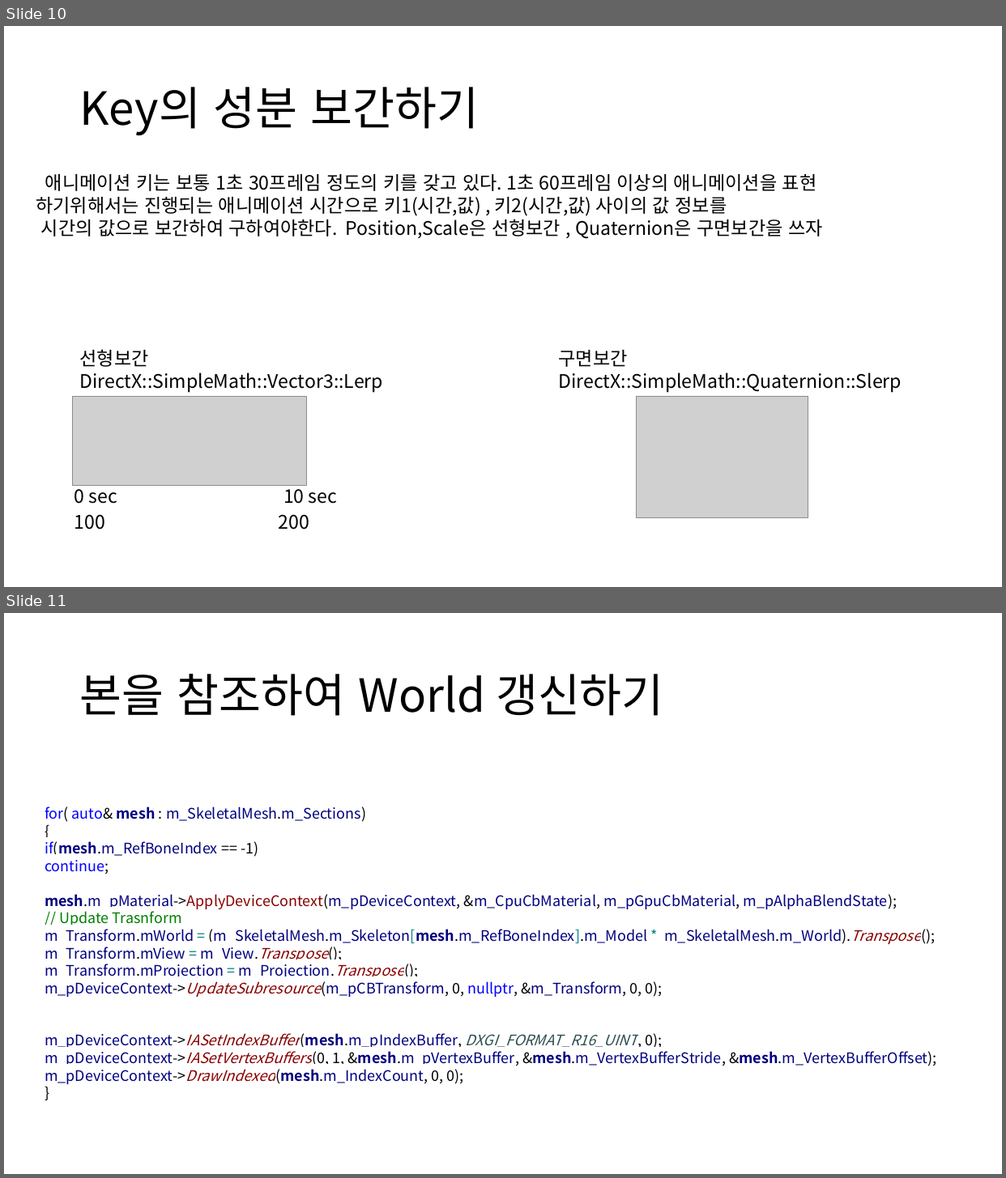
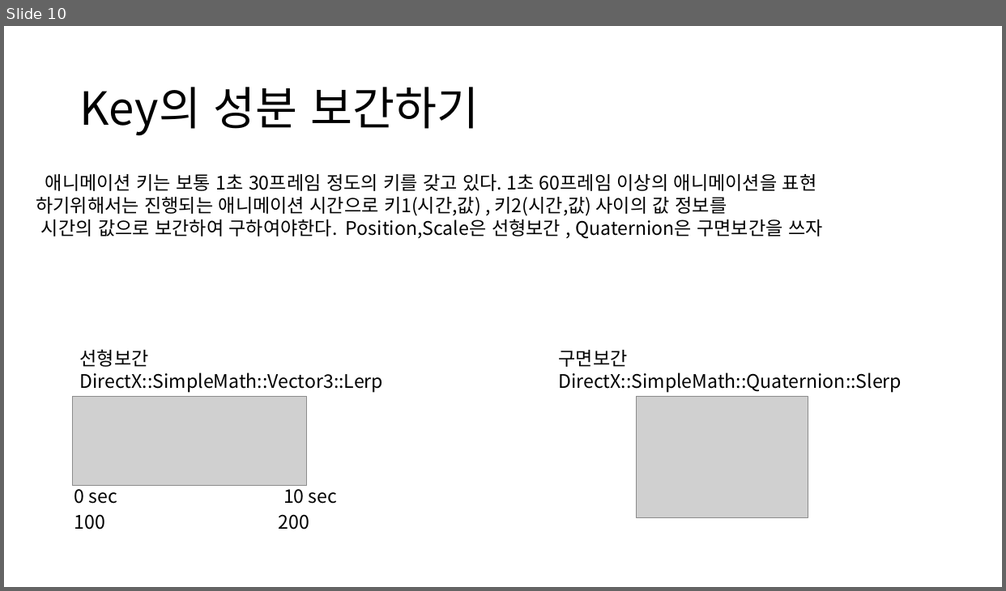
Before and after one commit to ldw9981/D3D11_Tutorial, a slide deck: Documents/10-TransformAnimation.pptx. Shown one above the other, each under a label of ours: slides 10 and 11 before the commit, slide 10 after it. The pictures are 1006x1178 and 1006x591 pixels, drawn with LibreOffice and Linux fonts; fonts in the diff are those of the drawing; grey boxes stand for pictures. Boxes give left, top, right and bottom in pixels: in the first picture for what was removed or moved away, otherwise in the second. Text is boxed around its words. In the diff, an @@ line names an element or a change of style, - is before the commit and + after.

```diff
--- a/Documents/10-TransformAnimation.pptx
+++ b/Documents/10-TransformAnimation.pptx
@@ slide 11 removed at <box>4,613,1002,1174</box>, background #FFFFFF @@
@@ title removed at <box>80,674,664,716</box> @@
-본을 참조하여 World 갱신하기
@@ text removed at <box>44,807,937,1084</box> @@
-for( auto& mesh : m_SkeletalMesh.m_Sections)
-{
-if(mesh.m_RefBoneIndex == -1)
-continue;
-mesh.m_pMaterial->ApplyDeviceContext(m_pDeviceContext, &m_CpuCbMaterial, m_pGpuCbMaterial, m_pAlphaBlendState);
-// Update Trasnform
-m_Transform.mWorld = (m_SkeletalMesh.m_Skeleton[mesh.m_RefBoneIndex].m_Model * m_SkeletalMesh.m_World).Transpose();
-m_Transform.mView = m_View.Transpose();
-m_Transform.mProjection = m_Projection.Transpose();
-m_pDeviceContext->UpdateSubresource(m_pCBTransform, 0, nullptr, &m_Transform, 0, 0);
-m_pDeviceContext->IASetIndexBuffer(mesh.m_pIndexBuffer, DXGI_FORMAT_R16_UINT, 0);
-m_pDeviceContext->IASetVertexBuffers(0, 1, &mesh.m_pVertexBuffer, &mesh.m_VertexBufferStride, &mesh.m_VertexBufferOffset);
-m_pDeviceContext->DrawIndexed(mesh.m_IndexCount, 0, 0);
-}
```
Also in this commit, not shown: 7 slides changed, 5 slides added, 1 other slide removed.
